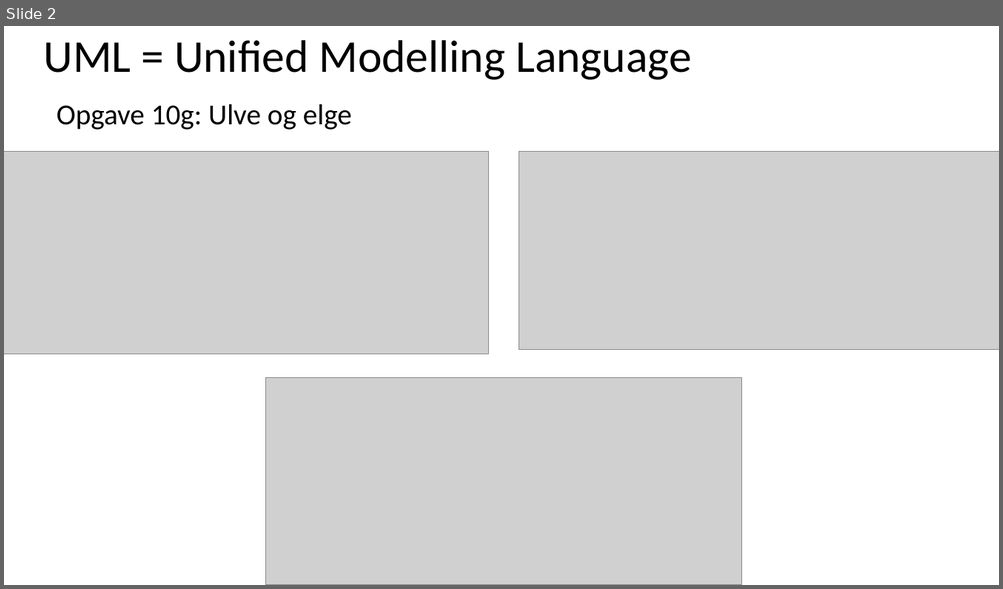
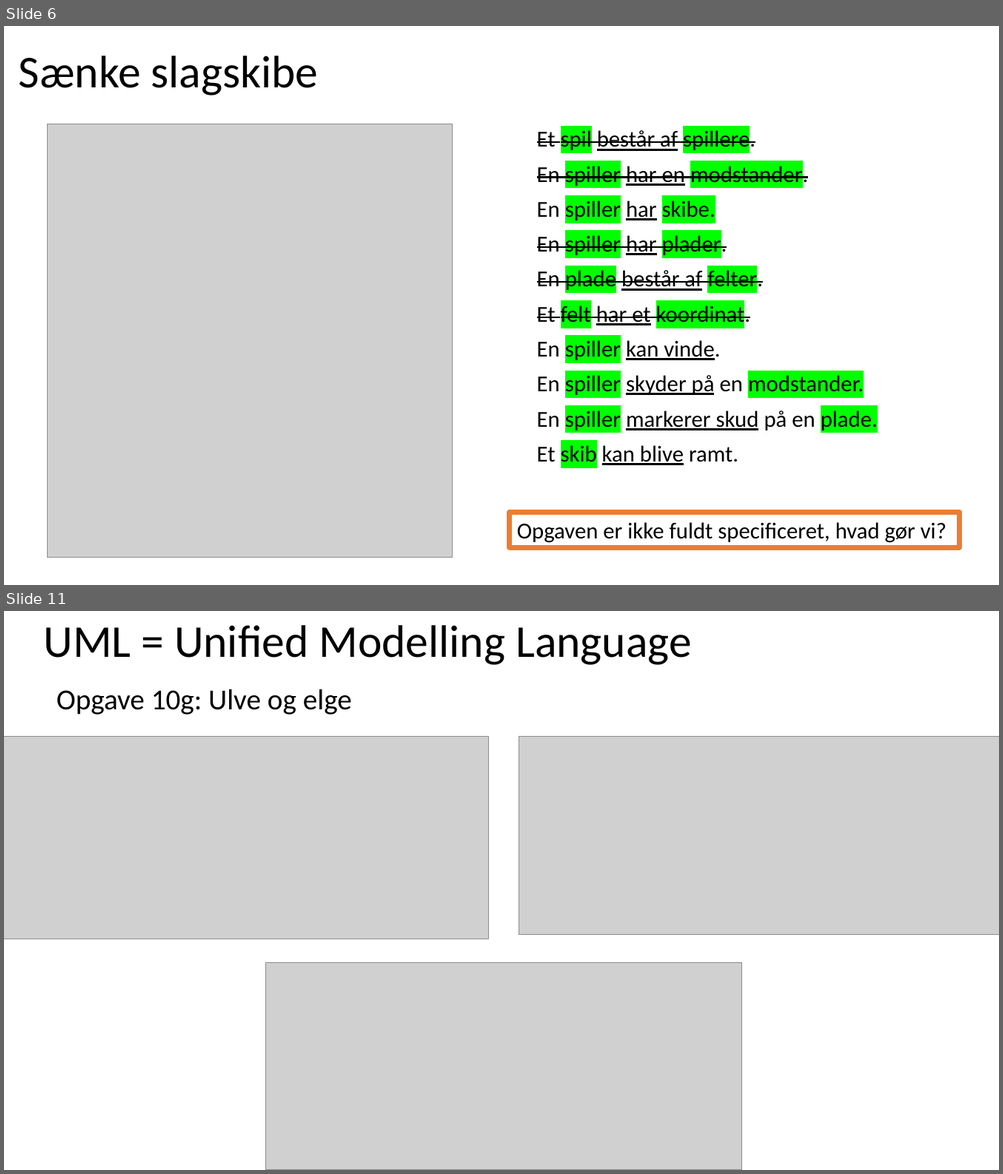
Before and after one commit to fisterloegsovs/pop22, a slide deck: lectures/13.1-3/lecture13.2.pptx. Shown one above the other, each under a label of ours: slide 2 before the commit, slides 6 and 11 after it; the slides between them are not shown. The pictures are 1003x589 and 1003x1174 pixels, drawn with LibreOffice and Linux fonts; fonts in the diff are those of the drawing; grey boxes stand for pictures. Boxes give left, top, right and bottom in pixels: in the first picture for what was removed or moved away, otherwise in the second. Text is boxed around its words. In the diff, an @@ line names an element or a change of style, - is before the commit and + after.

```diff
--- a/lectures/13.1-3/lecture13.2.pptx
+++ b/lectures/13.1-3/lecture13.2.pptx
@@ slide 6 added at (4, 26, 999, 585), background #FFFFFF @@
@@ text added at (19, 56, 318, 96), 44 pt, text #000000 @@
+Sænke slagskibe
@@ picture added at (47, 124, 452, 558) @@
@@ text added at (537, 128, 877, 466), 22 pt, text #000000 @@
+Et spil består af spillere.
+En spiller har en modstander.
+En spiller har skibe.
+En spiller har plader.
+En plade består af felter.
+Et felt har et koordinat.
+En spiller kan vinde.
+En spiller skyder på en modstander.
+En spiller markerer skud på en plade.
+Et skib kan blive ramt.
@@ rectangle added at (510, 512, 959, 548), outline #ED7D31 5 pt, 22 pt, text #000000 @@
+Opgaven er ikke fuldt specificeret, hvad gør vi?
@@ what was slide 2 is now slide 11 @@
```
Also in this commit, not shown: 1 slide changed, 8 other slides added, 5 other files.
